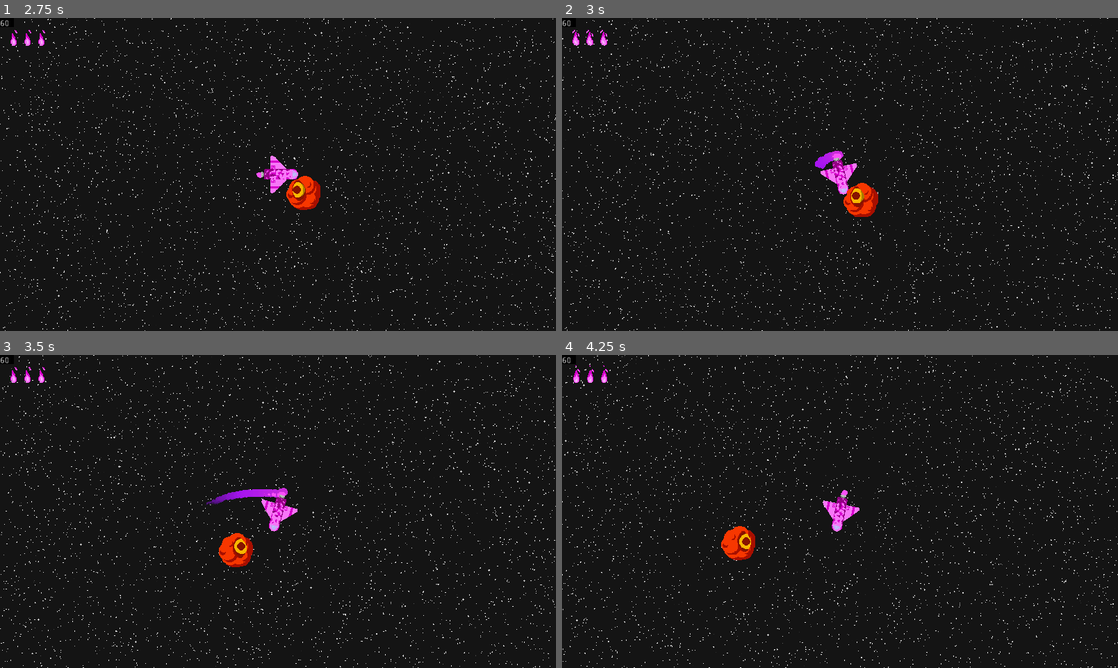
Above: before the commit, frames 1-4 (two rows, left to right).
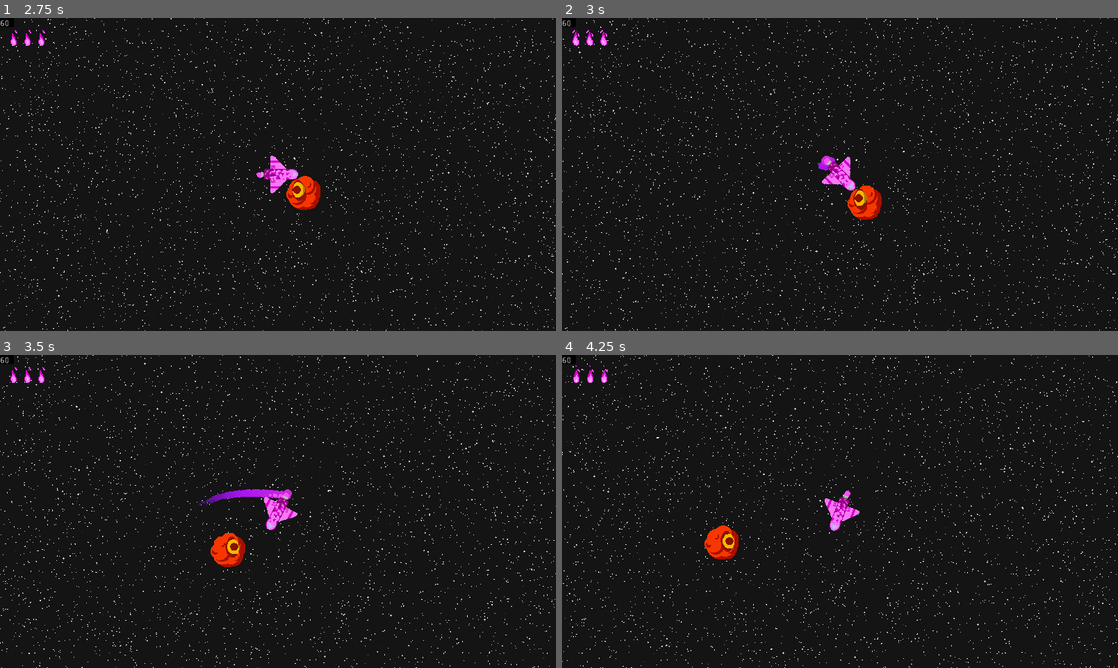
Above: after the commit, the same moments.

Repository: Jellonator/04-Space-Shooter
Game: Godot game, scene res://Gui/StartScreen.tscn
Same seed, same stepped clock (60 frames per second), same inputs: the game is played once before the commit and once after it.
Inputs (mouse positions are in pixels of both pictures, inside the frame that each line leads up to):
- Up to frame 1 (2.75 s): click "Play Game" at 0.5 s; tap Enter at 1.25 s; move the mouse to (400, 158) at 1.27 s; press the mouse at (400, 158) at 1.28 s; hold D (move_right) 1.28-2 s; release the mouse at (400, 158) at 2 s; drag from (166, 190) to (250, 237) at 2.02 s
- Up to frame 2 (3 s): move the mouse to (895, 105) at 2.77 s; hold D (move_right) from 2.78 s (still down); hold Down (look_down) from 2.78 s (still down)
- Up to frame 3 (3.5 s): keep holding D (move_right); keep holding Down (look_down)
- Up to frame 4 (4.25 s): release D (move_right) at 3.5 s; release Down (look_down) at 3.5 s; drag from (812, 574) to (673, 464) at 3.52 s

Frame 1 is identical in both runs. In frame 2, 2.6% of the frame differs, in the area x 0-100%, y 0-100%; in frame 3, 3.4%; in frame 4, 3.9%.

Commit message:
Tweaked autoaim

Diff:
--- a/Object/Player/Player.gd
+++ b/Object/Player/Player.gd
@@ -7,7 +7,9 @@
 const INV_MAX := 0.5
 const scene_health := preload("res://Object/Player/HealthNode.tscn")
 const scene_kill := preload("res://Object/Player/Kill.tscn")
-const AUTOAIM_MIN_DOT := 0.75
+const AUTOAIM_MIN_DOT := 0.65
+const AUTOAIM_DISTANCE_MAX := 600.0
+const AUTOAIM_DISTANCE_MIN := 250.0
 
 onready var node_sprite := $Sprite
 onready var node_front := $FrontPos
@@ -45,9 +47,12 @@
 	for enemy in get_tree().get_nodes_in_group("enemy"):
 		var froma = Vector2(1, 0).rotated(look_rotation)
 		var toa = (enemy.global_position - global_position).normalized()
-		if froma.dot(toa) < AUTOAIM_MIN_DOT:
+		var newdis = global_position.distance_to(enemy.global_position)
+		var lerpv = clamp((newdis - AUTOAIM_DISTANCE_MIN) /\
+			(AUTOAIM_DISTANCE_MAX - AUTOAIM_DISTANCE_MIN), 0.0, 1.0)
+		var target_dot = lerp(AUTOAIM_MIN_DOT, 1.0, lerpv)
+		if froma.dot(toa) < target_dot:
 			continue
-		var newdis = global_position.distance_squared_to(enemy.global_position)
 		if ret == null or newdis < dis:
 			ret = enemy
 			dis = newdis
